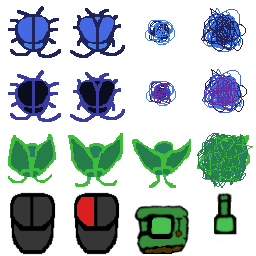
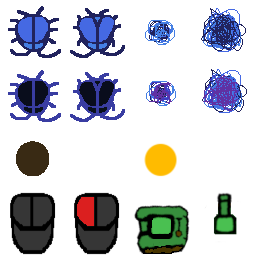
Two versions of the same layered image (256 × 256). Layer-by-layer changes:
added layer "Transformation #2" above "Transformation #3" over [144, 142, 177, 177]
added layer "Transformation #3" above "Transformation #1" over [81, 142, 114, 176]
added layer "Transformation #1" above "Transformation #5" over [16, 141, 49, 176]
added layer "Transformation #5" above "Transformation #4" over [12, 136, 54, 181]
added layer "Transformation #4" above "Layer #2" over [12, 136, 54, 181]
painted on "Pasted Layer #2" over [76, 185, 155, 187]
painted on "inputImage.png" over [8, 133, 253, 188]
